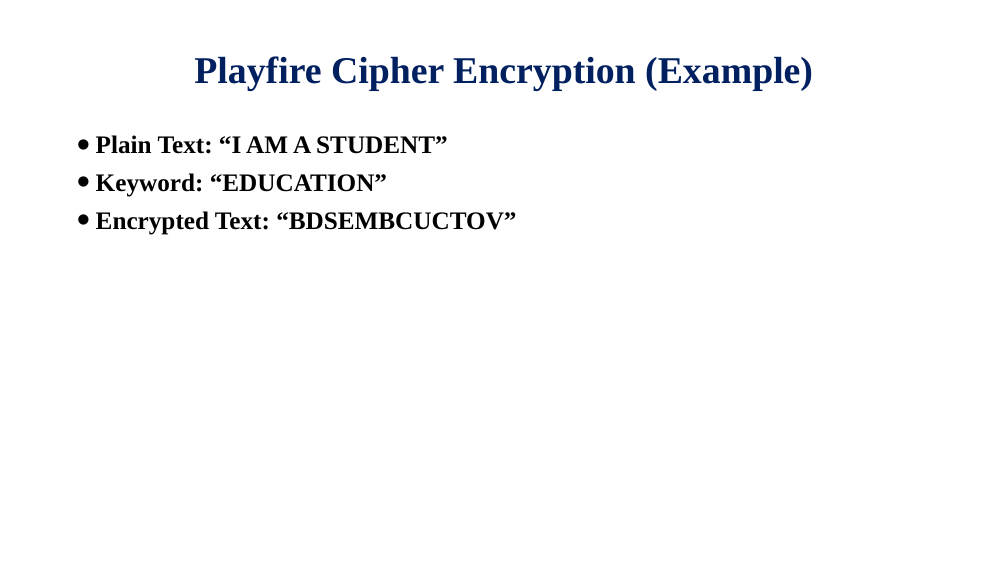
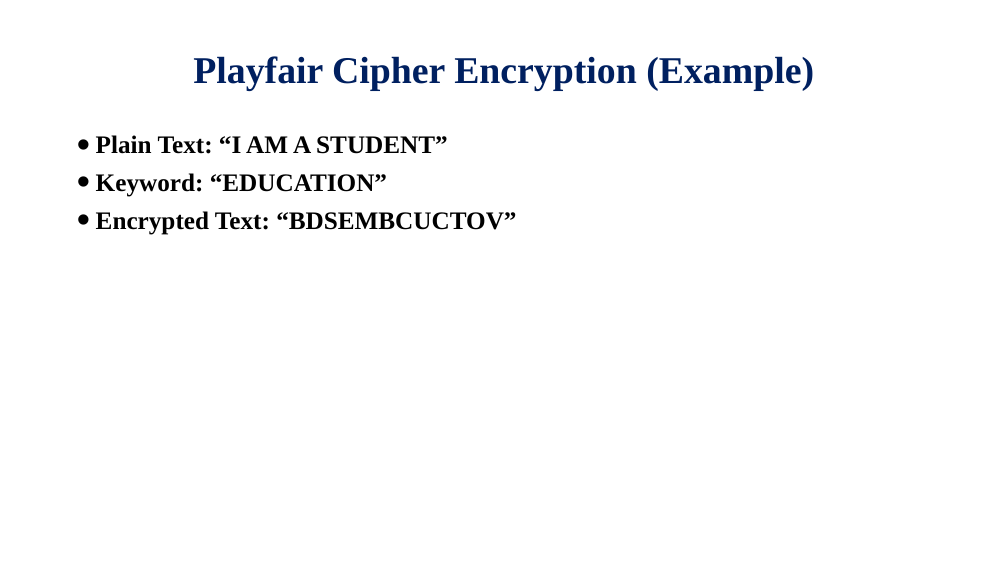
Before and after one commit to Alamgir-JUST/Lecture-Slides, a slide deck: slide 18 of Cryptography and Network Security/Lecture-04.pptx. Drawn at 1008x567 pixels with LibreOffice and Linux fonts; fonts in the diff are those of the drawing; background and template pictures are left out. Boxes give left, top, right and bottom in pixels: in the first picture for what was removed or moved away, otherwise in the second. Text is boxed around its words. In the diff, an @@ line names an element or a change of style, - is before the commit and + after.

```diff
--- a/Cryptography and Network Security/Lecture-04.pptx
+++ b/Cryptography and Network Security/Lecture-04.pptx
@@ title at <box>193,56,814,91</box>: text changed @@
-Playfire Cipher Encryption (Example)
+Playfair Cipher Encryption (Example)
```
Also in this commit, not shown: 17 other slides changed, 1 other file.
